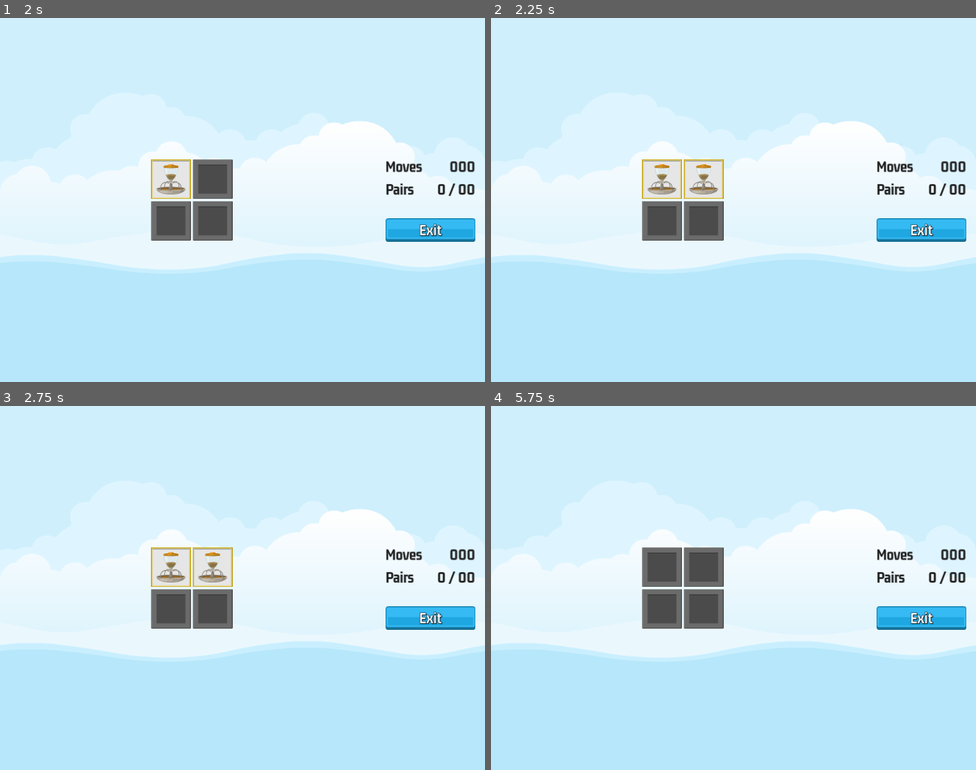
Above: before the commit, frames 1-4 (two rows, left to right).
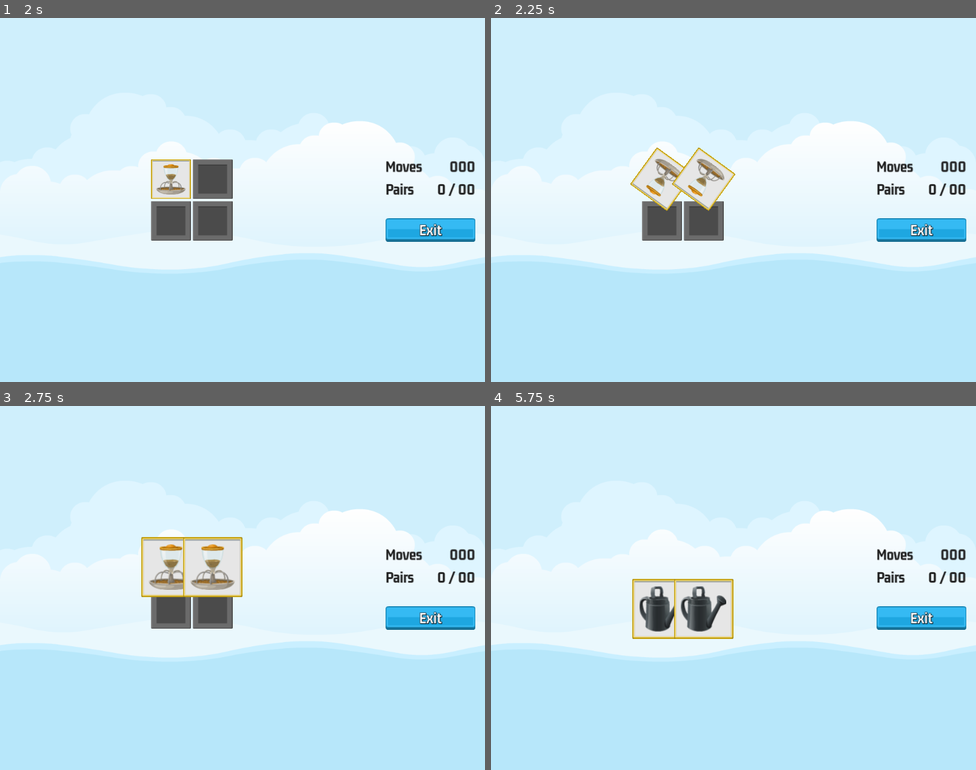
Above: after the commit, the same moments.

Repository: mattburro/Memory-Madness
Game: Godot game, scene res://master_screen/master_screen.tscn
The game is run twice, just before and just after one commit, with the same random seed, the same clock (stepped at 60 frames per second) and the same inputs.
Inputs (mouse positions are in pixels of both pictures, inside the frame that each line leads up to):
- Up to frame 1 (2 s): click "2x2" at 0.5 s; click (169, 178) at 1.25 s
- Up to frame 2 (2.25 s): click (704, 178) at 2.02 s
- Up to frame 3 (2.75 s): no input
- Up to frame 4 (5.75 s): click (660, 609) at 2.77 s; click (704, 609) at 3.52 s; click (660, 566) at 4.27 s; click (660, 609) at 5.02 s

Frame 1 is identical in both runs. In frame 2, 1.5% of the frame differs, in the area x 28-51%, y 35-53%; in frame 3, 2.1%; in frame 4, 3.7%, in the area x 29-50%, y 38-64%.

Commit message:
Remove matching selection pairs

Diff:
--- a/memory_tile/memory_tile.gd
+++ b/memory_tile/memory_tile.gd
@@ -21,6 +21,18 @@
 	reveal(false)
 	on_selection_enabled()
 
+func kill_on_success():
+	z_index = 1
+	disabled = true
+
+	var tween = get_tree().create_tween()
+	tween.set_parallel(true)
+	tween.tween_property(self, "rotation", deg_to_rad(720), 0.5)
+	tween.tween_property(self, "scale", Vector2(1.5, 1.5), 0.5)
+	tween.set_parallel(false)
+	tween.tween_interval(0.6)
+	tween.tween_property(self, "scale", Vector2.ZERO, 0.5)
+
 func get_item_name() -> String:
 	return item_name
 
--- a/scorer/scorer.gd
+++ b/scorer/scorer.gd
@@ -3,7 +3,6 @@
 @onready var sound = $Sound
 @onready var reveal_timer = $RevealTimer
 
-var tiles: Array = []
 var selections: Array = []
 var target_pairs: int = 0
 var moves_made: int = 0
@@ -18,33 +17,48 @@
 	pairs_made = 0
 	moves_made = 0
 	target_pairs = new_target_pairs
-	tiles = get_tree().get_nodes_in_group(GameManager.GROUP_TILE)
 
 func check_pair_made(tile: MemoryTile):
 	tile.reveal(true)
 	selections.append(tile)
 
-	if not selections.size() == 2:
+	if selections.size() != 2:
 		return
 
 	SignalManager.on_selection_disabled.emit()
 	moves_made += 1
+	update_selections()
 
-	update_selections()
+func selections_are_pair() -> bool:
+	return (selections[0].get_item_name() == selections[1].get_item_name()
+		and selections[0].get_instance_id() != selections[1].get_instance_id())
+
+func kill_tiles():
+	for tile in selections:
+		tile.kill_on_success()
+
+	pairs_made += 1
+	SoundManager.play_sound(sound, SoundManager.SOUND_SUCCESS)
 
 func update_selections():
 	reveal_timer.start()
+
+	if selections_are_pair():
+		kill_tiles()
 
 func hide_selections():
 	for tile in selections:
 		tile.reveal(false)
 
 func on_tile_selected(tile: MemoryTile):
-	SoundManager.play_tile_click(sound)
-	check_pair_made(tile)
+	if not selections.has(tile):
+		SoundManager.play_tile_click(sound)
+		check_pair_made(tile)
 
 func on_reveal_timer_timeout():
-	hide_selections()
+	if not selections_are_pair():
+		hide_selections()
+
 	selections.clear()
 	SignalManager.on_selection_enabled.emit()
 
